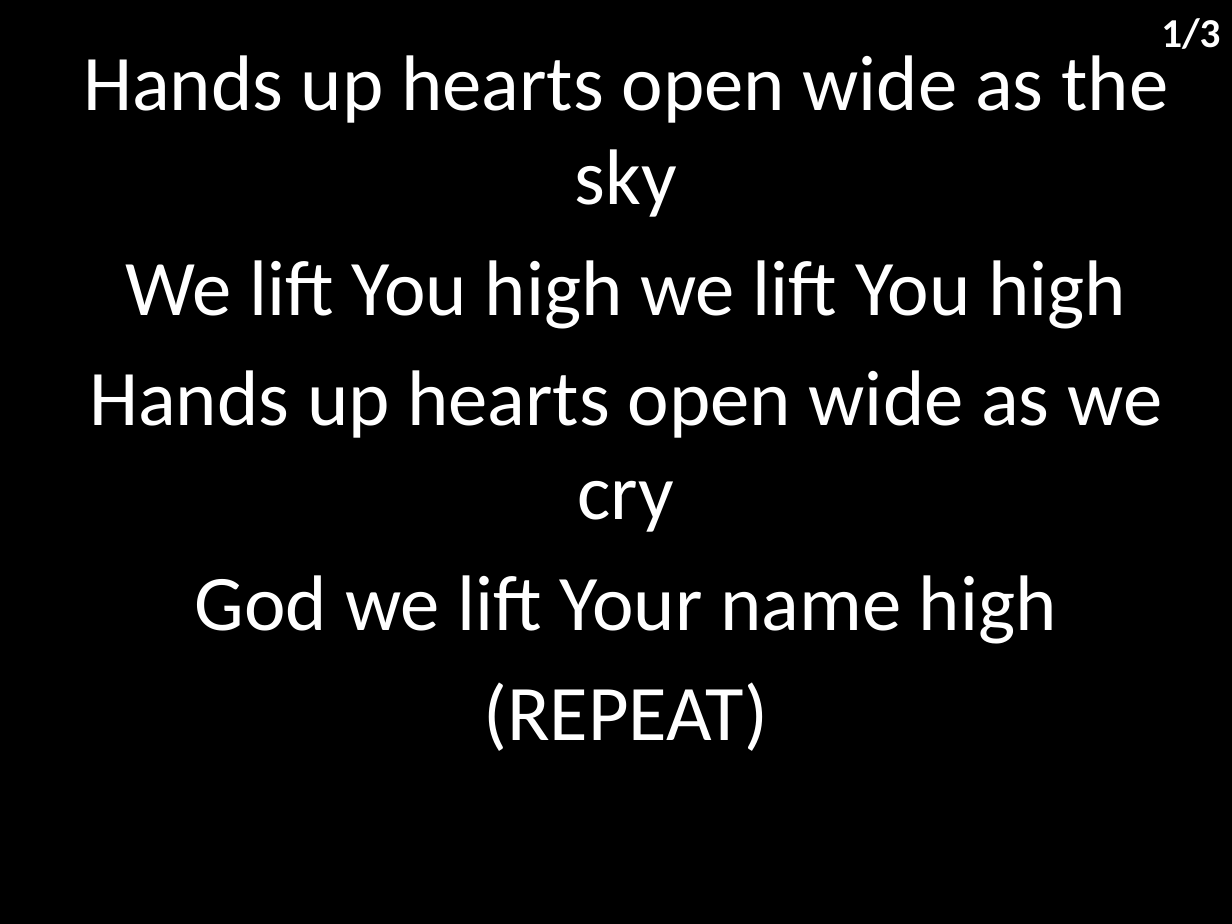
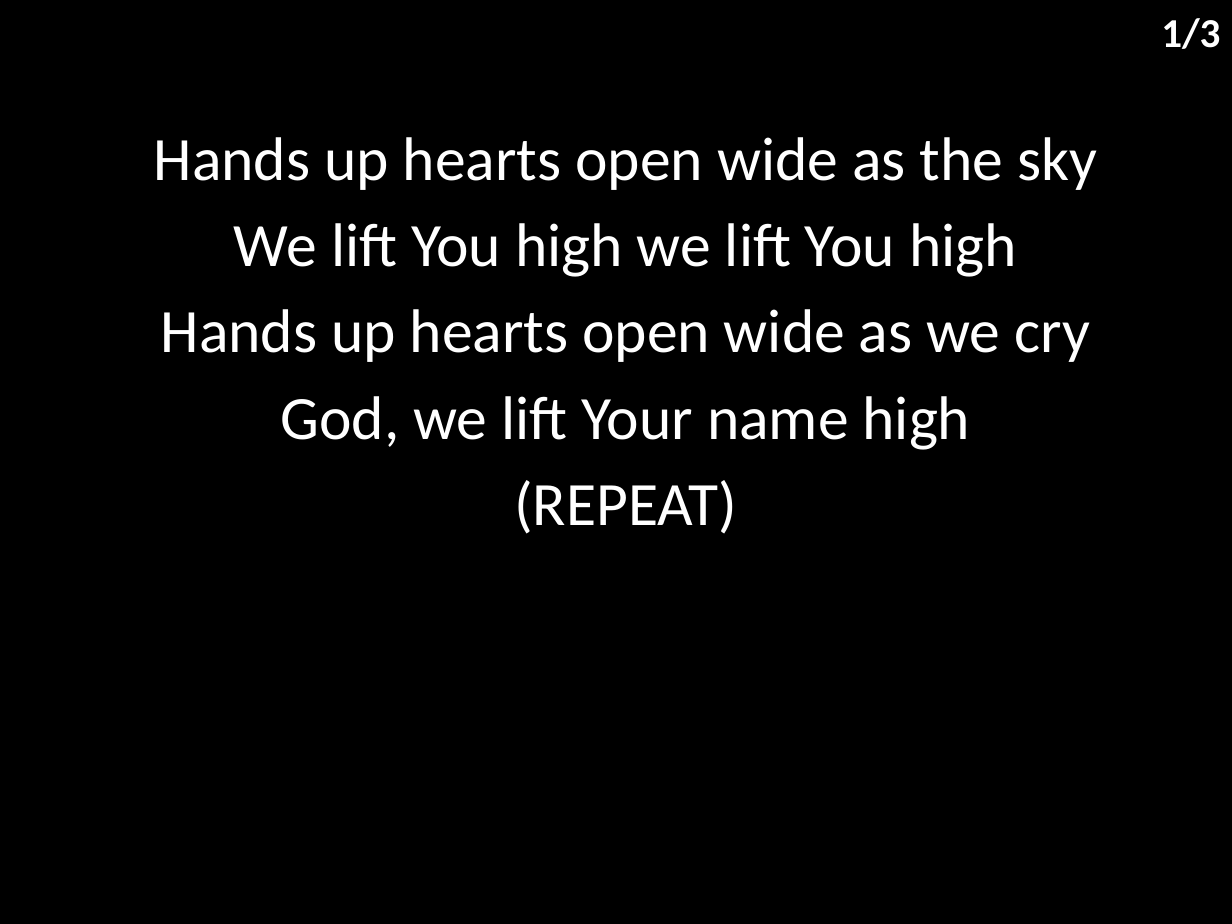
Before and after one commit to hoo-are-ya/worship, a slide deck: slide 2 of docs/songs/wide as the sky.pptx. Drawn at 1232x924 pixels with LibreOffice and Linux fonts; fonts in the diff are those of the drawing. Boxes give left, top, right and bottom in pixels: in the first picture for what was removed or moved away, otherwise in the second. Text is boxed around its words. In the diff, an @@ line names an element or a change of style, - is before the commit and + after.

```diff
--- a/docs/songs/wide as the sky.pptx
+++ b/docs/songs/wide as the sky.pptx
@@ subtitle "Hands up hearts open wide ...": place and size @@
-subtitle "Hands up hearts open wide ..." at box(83, 44, 1168, 751)
+subtitle "Hands up hearts open wide ..." at box(154, 137, 1097, 534)
@@ subtitle at box(154, 137, 1097, 534): size 46 to 36 pt in "Hands up hearts open wide as the ...", "We lift You high we lift You ...", "Hands up hearts open wide as we ...", "(REPEAT)"; less space between paragraphs @@
@@ subtitle at box(280, 396, 971, 450): text changed; size 46 to 36 pt @@
-God we lift Your name high
+God, we lift Your name high
```
Also in this commit, not shown: 2 other slides changed, 6 other files.
